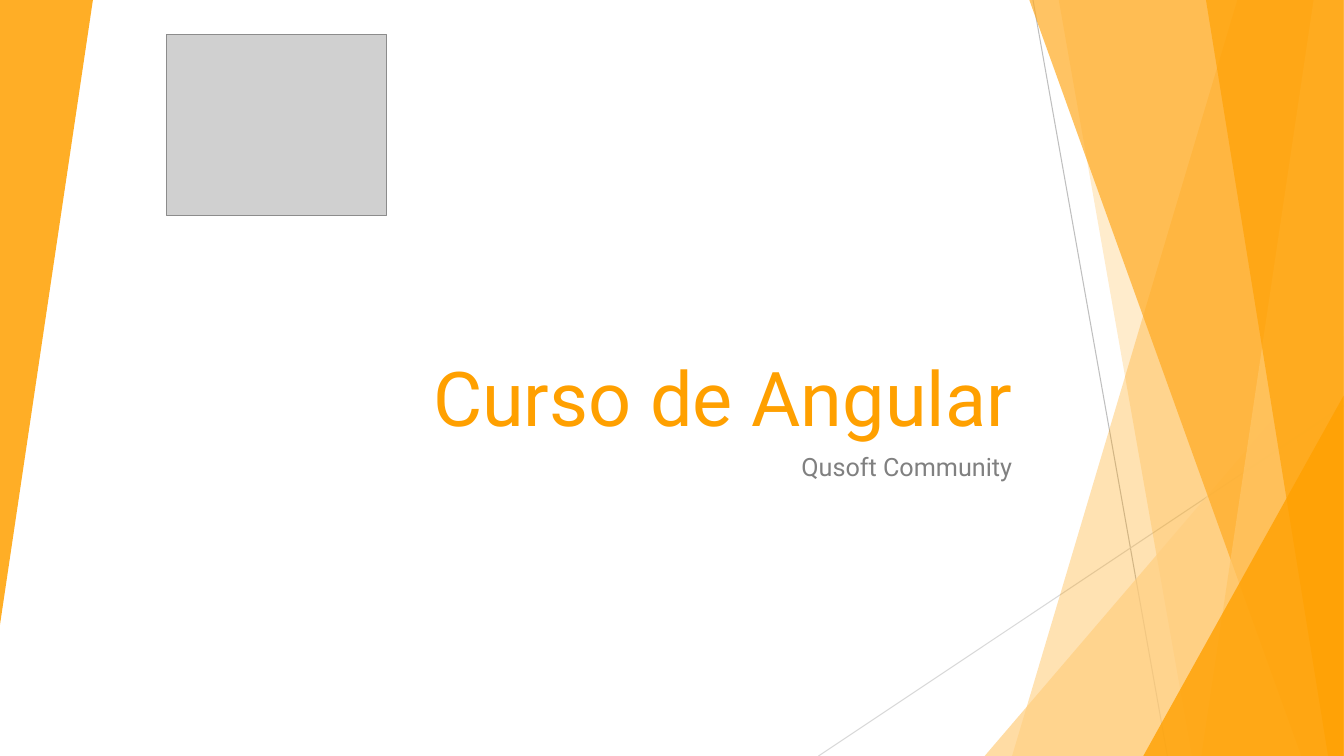
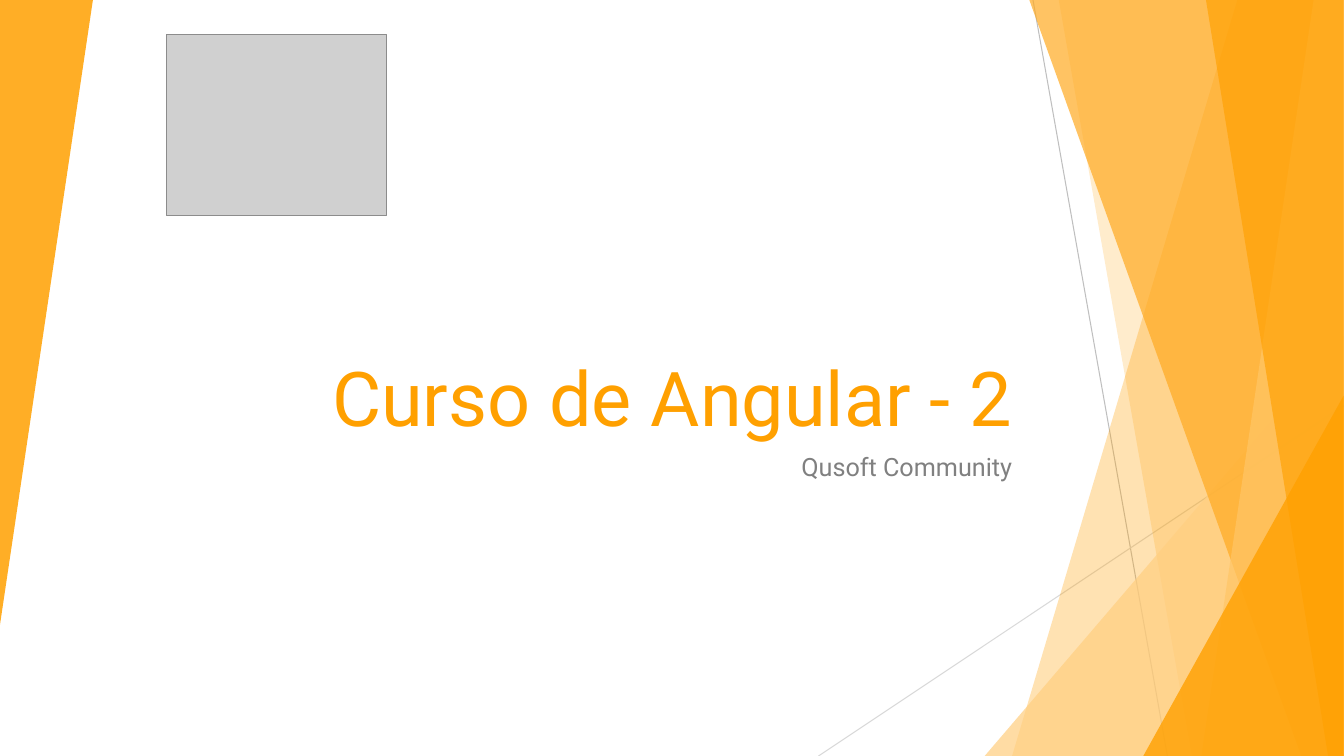
Before and after one commit to rabp99/app-heroes-frontend, a slide deck: slide 1 of documentacion/clase 2.pptx. Drawn at 1344x756 pixels with LibreOffice and Linux fonts; fonts in the diff are those of the drawing; grey boxes stand for pictures. Boxes give left, top, right and bottom in pixels: in the first picture for what was removed or moved away, otherwise in the second. Text is boxed around its words. In the diff, an @@ line names an element or a change of style, - is before the commit and + after.

```diff
--- a/documentacion/clase 2.pptx
+++ b/documentacion/clase 2.pptx
@@ title at (332,369,1011,442): text changed @@
-Curso de Angular
+Curso de Angular - 2
```
Also in this commit, not shown: 2 other slides changed, 1 slide added, 2 slides removed, 10 other files.
